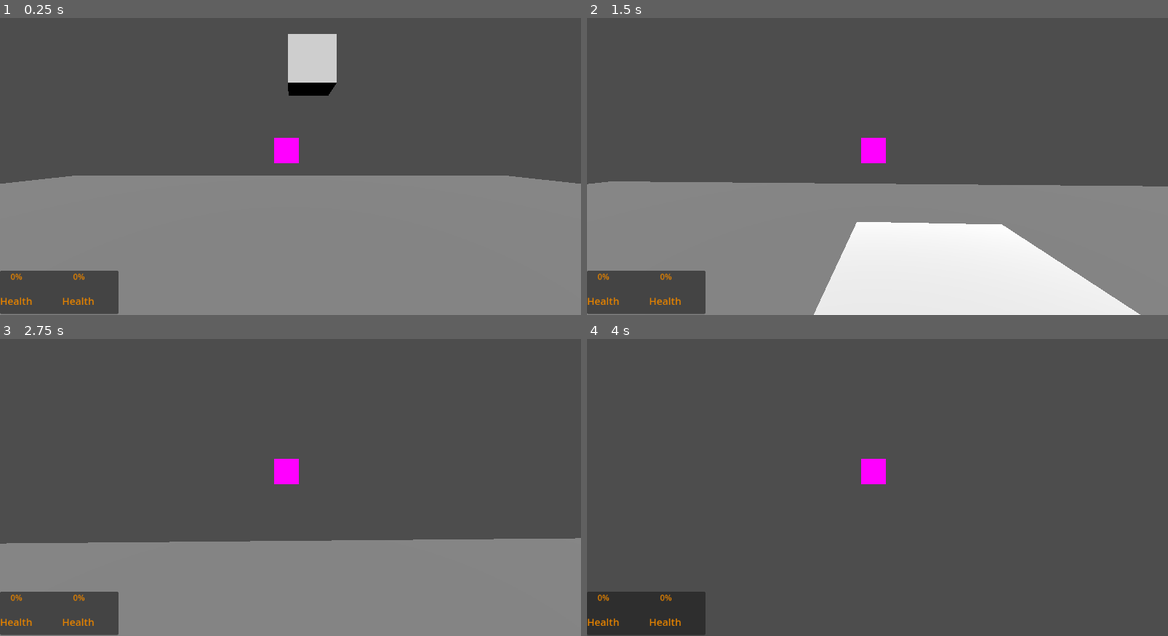
Above: before the commit, frames 1-4 (two rows, left to right).
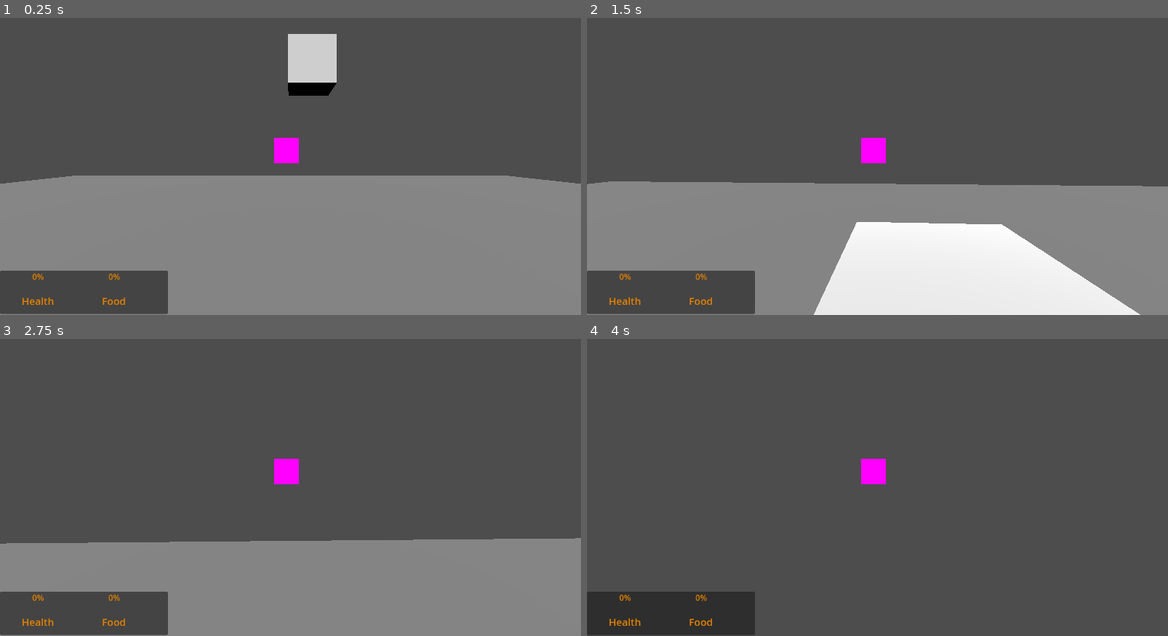
Above: after the commit, the same moments.

Repository: MercuryGames/OGPC-2025
Game: Godot game, scene res://Tests/testroom.tscn
Same seed, same stepped clock (60 frames per second), same inputs: the game is played once before the commit and once after it.
Inputs (mouse positions are in pixels of both pictures, inside the frame that each line leads up to):
- Up to frame 1 (0.25 s): no input
- Up to frame 2 (1.5 s): tap Enter (ui_accept) at 0.5, 0.77 s; move the mouse to (906, 151) at 0.52 s; hold Up (ui_up) from 0.53 s (still down); move the mouse to (848, 154) at 1.27 s
- Up to frame 3 (2.75 s): keep holding Up (ui_up); tap Enter (ui_accept) at 1.52 s; move the mouse to (302, 466) at 2.02 s
- Up to frame 4 (4 s): keep holding Up (ui_up); move the mouse to (871, 478) at 2.77 s; tap Enter (ui_accept) at 3.02, 3.5, 3.77 s; move the mouse to (918, 475) at 3.52 s

The runs differ from the first frame. In frame 1, 1.6% of the frame differs, in the area x 0-29%, y 85-100%; in frame 2, 1.6%; in frame 3, 1.6%; in frame 4, 1.6%.

Commit message:
more UI work

Diff:
--- /dev/null
+++ b/Props/Cube1.tscn
@@ -0,0 +1,30 @@
+[gd_scene load_steps=7 format=3 uid="uid://nym7l4jrfnj1"]
+
+[ext_resource type="Script" path="res://rigid_body_3d.gd" id="1_qt2m4"]
+
+[sub_resource type="PhysicsMaterial" id="PhysicsMaterial_ku6tt"]
+friction = 0.3
+bounce = 0.2
+
+[sub_resource type="BoxShape3D" id="BoxShape3D_twxeo"]
+
+[sub_resource type="StandardMaterial3D" id="StandardMaterial3D_qdr0y"]
+
+[sub_resource type="BoxMesh" id="BoxMesh_wcmmb"]
+material = SubResource("StandardMaterial3D_qdr0y")
+
+[sub_resource type="Skin" id="Skin_1uhl6"]
+
+[node name="RigidBody3D" type="RigidBody3D"]
+physics_material_override = SubResource("PhysicsMaterial_ku6tt")
+can_sleep = false
+script = ExtResource("1_qt2m4")
+
+[node name="CollisionShape3D" type="CollisionShape3D" parent="."]
+shape = SubResource("BoxShape3D_twxeo")
+
+[node name="MeshInstance3D" type="MeshInstance3D" parent="."]
+mesh = SubResource("BoxMesh_wcmmb")
+skin = SubResource("Skin_1uhl6")
+
+[connection signal="input_event" from="." to="." method="_on_input_event"]
--- a/Tests/Streaming/streamroom1.tscn
+++ b/Tests/Streaming/streamroom1.tscn
@@ -1,3 +1,29 @@
-[gd_scene format=3 uid="uid://dllk425wmsdeh"]
+[gd_scene load_steps=5 format=3 uid="uid://dllk425wmsdeh"]
+
+[ext_resource type="PackedScene" uid="uid://bqfg257x73pjd" path="res://player.tscn" id="1_g1s1c"]
+
+[sub_resource type="BoxShape3D" id="BoxShape3D_b1x0a"]
+
+[sub_resource type="BoxMesh" id="BoxMesh_en2ro"]
+
+[sub_resource type="BoxMesh" id="BoxMesh_v6stq"]
 
 [node name="Streamroom1" type="Node3D"]
+
+[node name="StaticBody3D" type="StaticBody3D" parent="."]
+transform = Transform3D(27.263, 0, 0, 0, 1, 0, 0, 0, 27.263, -0.000991821, -0.504552, 0.00967121)
+
+[node name="CollisionShape3D2" type="CollisionShape3D" parent="StaticBody3D"]
+transform = Transform3D(1.00355, 0, 0, 0, 1.00355, 0, 0, 0, 1.00355, 0, 0, 0)
+shape = SubResource("BoxShape3D_b1x0a")
+
+[node name="MeshInstance3D" type="MeshInstance3D" parent="StaticBody3D"]
+mesh = SubResource("BoxMesh_en2ro")
+skeleton = NodePath("../..")
+
+[node name="Player" parent="." instance=ExtResource("1_g1s1c")]
+transform = Transform3D(0.999008, 0, 0, 0, 0.999008, 0, 0, 0, 0.999008, -0.022164, -0.00277698, 0.0063161)
+
+[node name="Marker1" type="MeshInstance3D" parent="."]
+transform = Transform3D(1, 0, 0, 0, 1, 0, 0, 0, 1, 6.50089, 0.584361, -5.95806)
+mesh = SubResource("BoxMesh_v6stq")
--- a/Tests/testroom.tscn
+++ b/Tests/testroom.tscn
@@ -1,7 +1,7 @@
 [gd_scene load_steps=5 format=3 uid="uid://cqtsxbh7elr1x"]
 
 [ext_resource type="PackedScene" uid="uid://bqfg257x73pjd" path="res://player.tscn" id="1_dqq5m"]
-[ext_resource type="PackedScene" uid="uid://nym7l4jrfnj1" path="res://Cube1.tscn" id="2_hy5c1"]
+[ext_resource type="PackedScene" uid="uid://nym7l4jrfnj1" path="res://Props/Cube1.tscn" id="2_hy5c1"]
 
 [sub_resource type="BoxShape3D" id="BoxShape3D_dkm2y"]
 
--- a/player.tscn
+++ b/player.tscn
@@ -13,7 +13,7 @@
 input_ray_pickable = false
 script = ExtResource("1_xq87f")
 
-[node name="CollisionShape3D2" type="CollisionShape3D" parent="."]
+[node name="Body" type="CollisionShape3D" parent="."]
 transform = Transform3D(1, 0, 0, 0, 1, 0, 0, 0, 1, 0, 1.05494, 0)
 shape = SubResource("CapsuleShape3D_qc8b6")
 
@@ -25,59 +25,68 @@
 transform = Transform3D(1, 0, 0, 0, -4.37114e-08, -1, 0, 1, -4.37114e-08, 0, 0, 0)
 target_position = Vector3(0, -2, 0)
 
-[node name="CanvasLayer" type="CanvasLayer" parent="Camera3D"]
+[node name="HUD" type="CanvasLayer" parent="."]
 
-[node name="Panel" type="Panel" parent="Camera3D/CanvasLayer"]
+[node name="Panel" type="Panel" parent="HUD"]
 offset_top = 560.0
-offset_right = 235.0
+offset_right = 333.0
 offset_bottom = 646.0
 
-[node name="HSplitContainer" type="HSplitContainer" parent="Camera3D/CanvasLayer/Panel"]
-layout_mode = 0
-offset_right = 235.0
-offset_bottom = 86.0
+[node name="HSplitContainer" type="HSplitContainer" parent="HUD/Panel"]
+layout_mode = 1
+anchors_preset = 8
+anchor_left = 0.5
+anchor_top = 0.5
+anchor_right = 0.5
+anchor_bottom = 0.5
+offset_left = -123.5
+offset_top = -43.0
+offset_right = 166.5
+offset_bottom = 43.0
+grow_horizontal = 2
+grow_vertical = 2
 
-[node name="Health_Container" type="VSplitContainer" parent="Camera3D/CanvasLayer/Panel/HSplitContainer"]
+[node name="Health_Container" type="VSplitContainer" parent="HUD/Panel/HSplitContainer"]
 layout_mode = 2
 
-[node name="Meter_Health" type="ProgressBar" parent="Camera3D/CanvasLayer/Panel/HSplitContainer/Health_Container"]
+[node name="Meter_Health" type="ProgressBar" parent="HUD/Panel/HSplitContainer/Health_Container"]
 unique_name_in_owner = true
 layout_mode = 2
 theme = ExtResource("2_ecp58")
 
-[node name="Label_Health" type="Label" parent="Camera3D/CanvasLayer/Panel/HSplitContainer/Health_Container"]
-unique_name_in_owner = true
+[node name="Label_Health" type="Label" parent="HUD/Panel/HSplitContainer/Health_Container"]
 layout_mode = 2
 theme = ExtResource("2_ecp58")
 theme_override_font_sizes/font_size = 20
 text = "Health"
 horizontal_alignment = 1
 
-[node name="Food_Container" type="VSplitContainer" parent="Camera3D/CanvasLayer/Panel/HSplitContainer"]
+[node name="Food_Container" type="VSplitContainer" parent="HUD/Panel/HSplitContainer"]
 layout_mode = 2
 
-[node name="Meter_Food" type="ProgressBar" parent="Camera3D/CanvasLayer/Panel/HSplitContainer/Food_Container"]
+[node name="Meter_Food" type="ProgressBar" parent="HUD/Panel/HSplitContainer/Food_Container"]
+unique_name_in_owner = true
 layout_mode = 2
 theme = ExtResource("2_ecp58")
 
-[node name="Label_Food" type="Label" parent="Camera3D/CanvasLayer/Panel/HSplitContainer/Food_Container"]
+[node name="Label_Food" type="Label" parent="HUD/Panel/HSplitContainer/Food_Container"]
 layout_mode = 2
 theme = ExtResource("2_ecp58")
 theme_override_font_sizes/font_size = 20
-text = "Health"
+text = "Food"
 horizontal_alignment = 1
 
-[node name="VSplitContainer" type="VSplitContainer" parent="Camera3D/CanvasLayer"]
+[node name="VSplitContainer" type="VSplitContainer" parent="HUD"]
 offset_left = 540.0
 offset_top = 272.0
 offset_right = 598.0
 offset_bottom = 295.0
 
-[node name="Sprite2D" type="Sprite2D" parent="Camera3D/CanvasLayer/VSplitContainer"]
+[node name="Sprite2D" type="Sprite2D" parent="HUD/VSplitContainer"]
 position = Vector2(28, 49)
-texture = SubResource("PlaceholderTexture2D_brkr6")
+texture = SubResource("PlaceholderTexture2D_6kryx")
 
-[node name="Label" type="Label" parent="Camera3D/CanvasLayer/VSplitContainer"]
+[node name="Label" type="Label" parent="HUD/VSplitContainer"]
 unique_name_in_owner = true
 layout_mode = 2
 theme = ExtResource("2_ecp58")
--- a/project.godot
+++ b/project.godot
@@ -14,6 +14,10 @@
 run/main_scene="res://Tests/testroom.tscn"
 config/features=PackedStringArray("4.3", "Forward Plus")
 config/icon="res://icon.svg"
+
+[display]
+
+window/size/resizable=false
 
 [input]
 
@@ -61,3 +65,7 @@
 "events": [Object(InputEventKey,"resource_local_to_scene":false,"resource_name":"","device":-1,"window_id":0,"alt_press …(192 unchanged characters)…
 ]
 }
+
+[rendering]
+
+anti_aliasing/size/resizable=true
Not shown: 1 places in player.tscn that only renumber resources
